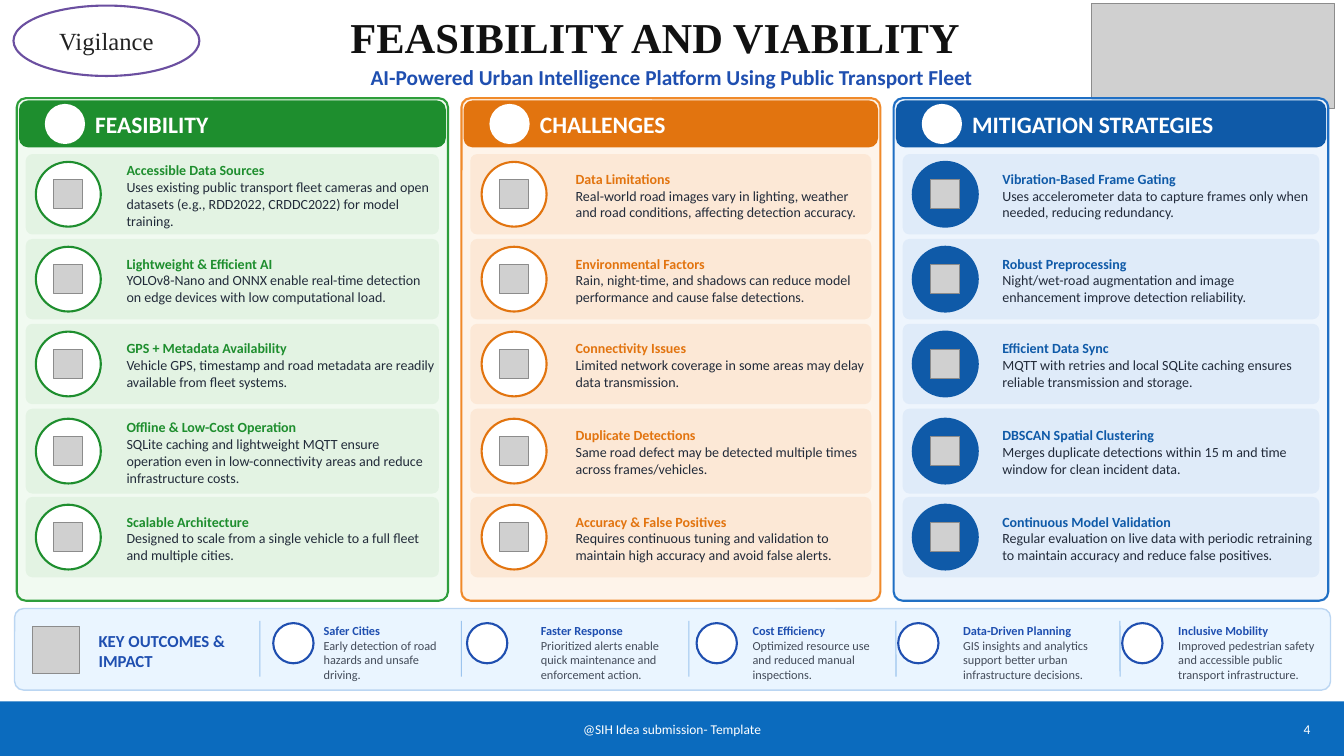
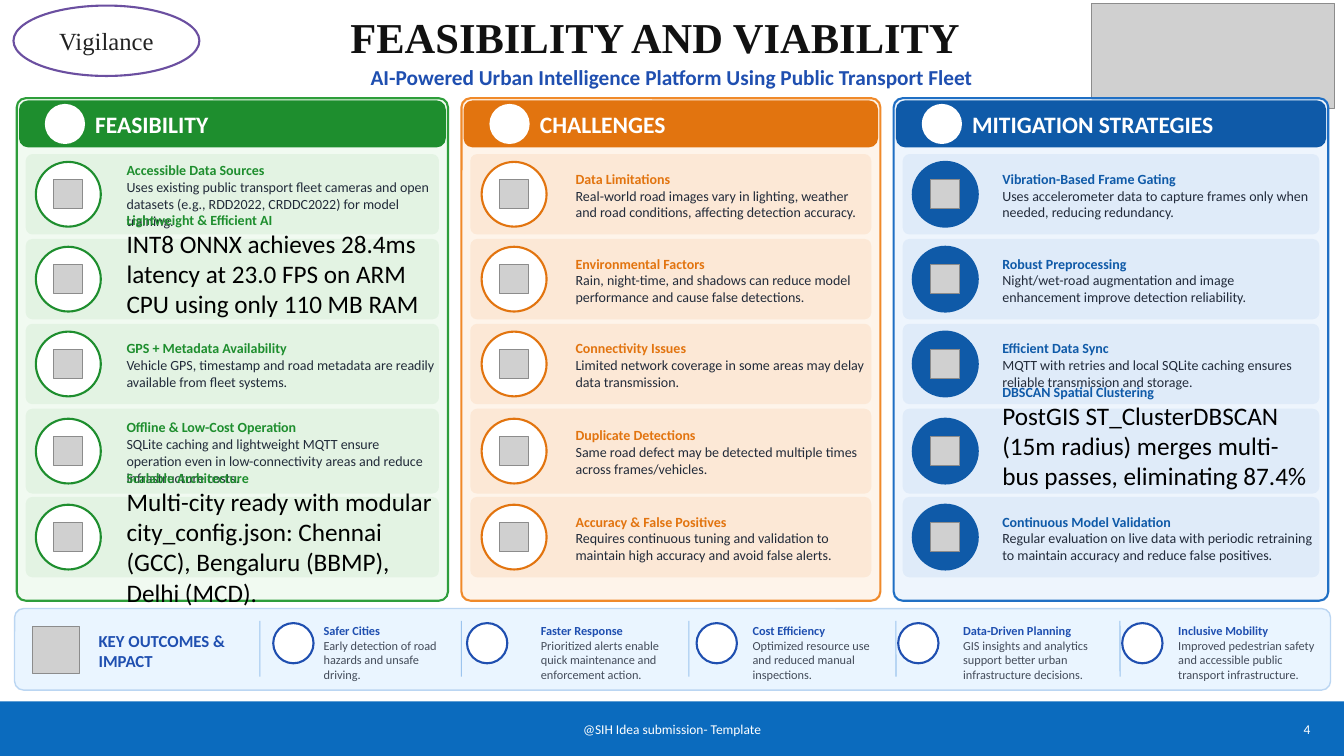
Before and after one commit to SanjeevAryanUni/Vigilance, a slide deck: slide 4 of SIH26_TEAM_VIGILANCE.pptx. Drawn at 1344x756 pixels with LibreOffice and Linux fonts; fonts in the diff are those of the drawing; grey boxes stand for pictures; background and template pictures are left out. Boxes give left, top, right and bottom in pixels: in the first picture for what was removed or moved away, otherwise in the second. Text is boxed around its words. In the diff, an @@ line names an element or a change of style, - is before the commit and + after.

```diff
--- a/SIH26_TEAM_VIGILANCE.pptx
+++ b/SIH26_TEAM_VIGILANCE.pptx
@@ text at box(127, 235, 419, 350): text changed; size 10 to 18 pt; text colour #222B3A to #000000 @@
-YOLOv8-Nano and ONNX enable real-time detection on edge devices with low computational load.
+INT8 ONNX achieves 28.4ms latency at 23.0 FPS on ARM CPU using only 110 MB RAM (3.2 MB binary).
@@ text at box(1002, 407, 1306, 522): text changed; size 10 to 18 pt; text colour #222B3A to #000000 @@
-Merges duplicate detections within 15 m and time window for clean incident data.
+PostGIS ST_ClusterDBSCAN (15m radius) merges multi-bus passes, eliminating 87.4% duplicates.
@@ text at box(127, 493, 431, 606): text changed; size 10 to 18 pt; text colour #222B3A to #000000 @@
-Designed to scale from a single vehicle to a full fleet and multiple cities.
+Multi-city ready with modular city_config.json: Chennai (GCC), Bengaluru (BBMP), Delhi (MCD).
```
Also in this commit, not shown: 4 other slides changed, 15 other files.
